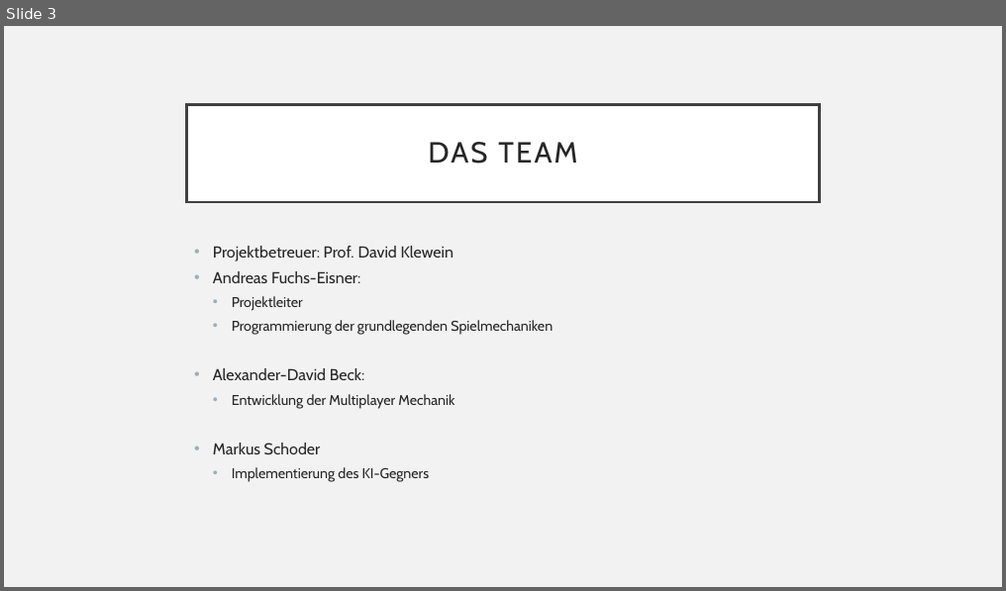
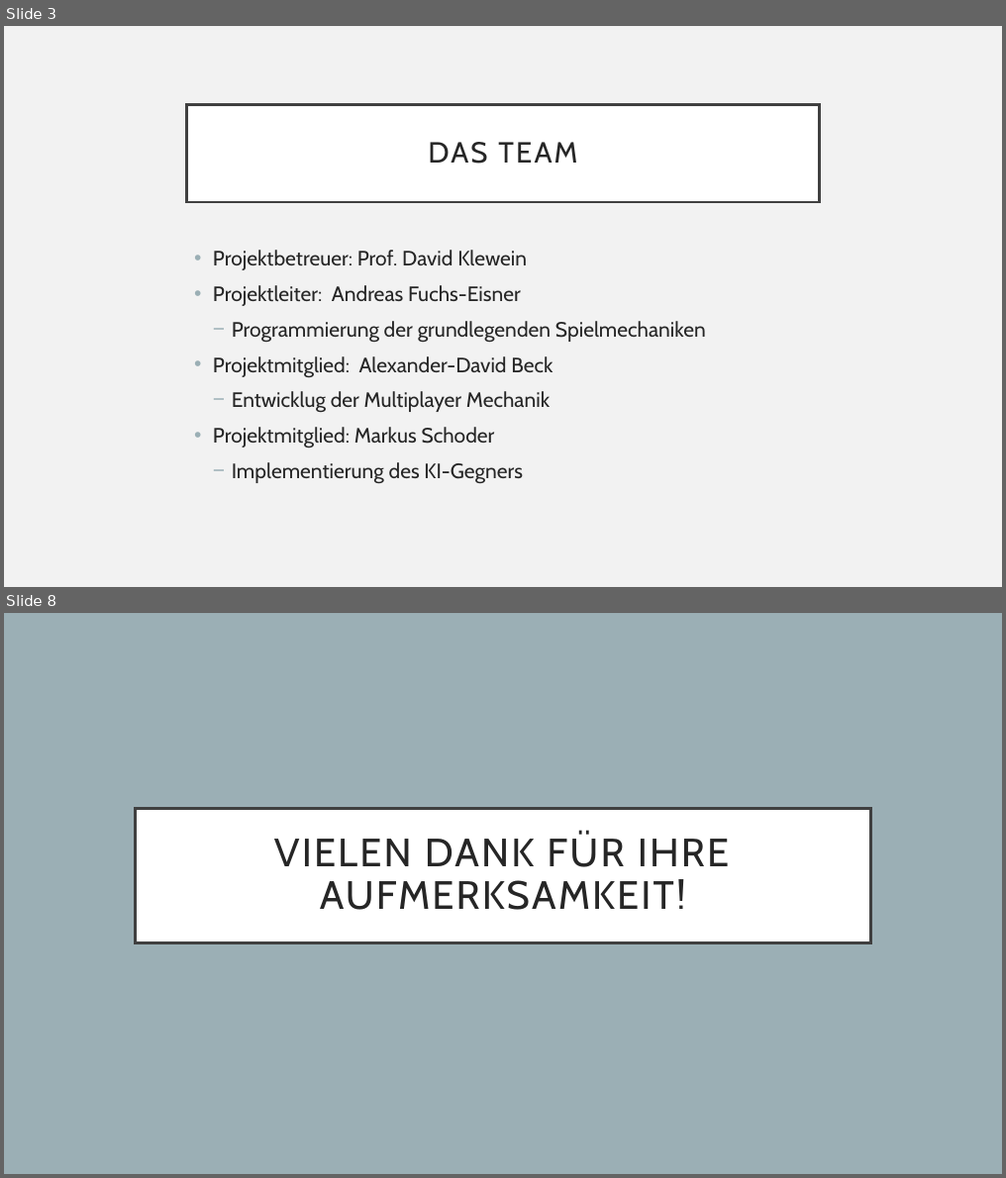
Before and after one commit to AlexanderDavidBeck/Schach, a slide deck: Presentation.pptx. Shown one above the other, each under a label of ours: slide 3 before the commit, slides 3 and 8 after it; the slides between them are not shown. The pictures are 1006x591 and 1006x1178 pixels, drawn with LibreOffice and Linux fonts; fonts in the diff are those of the drawing. Boxes give left, top, right and bottom in pixels: in the first picture for what was removed or moved away, otherwise in the second. Text is boxed around its words. In the diff, an @@ line names an element or a change of style, - is before the commit and + after.

Commit message:
Updated Projekt Schad.md finished the presentation

```diff
--- a/Presentation.pptx
+++ b/Presentation.pptx
@@ slide 8 added at (x1=4, y1=613, x2=1002, y2=1174), background #9BAFB5 @@
@@ title added at (x1=135, y1=808, x2=871, y2=943), fill #FFFFFF, outline #404040 3 pt, 38 pt, text #262626 @@
+VIELEN DANK FÜR IHRE AUFMERKSAMKEIT!
@@ slide 3 changed as well @@
@@ text at (x1=213, y1=250, x2=706, y2=484): size 15.3 to 20 pt in "Projektbetreuer: Prof. David Klewein"; size 13.6 to 20 pt in "Programmierung der grundlegenden Spielmechaniken", "Implementierung des KI-Gegners"; line spacing 0.8 to 1; bullet • to − @@
@@ text at (x1=213, y1=285, x2=521, y2=306): text changed; size 15.3 to 20 pt @@
-• Andreas Fuchs-Eisner:
-  • Projektleiter
+• Projektleiter: Andreas Fuchs-Eisner
@@ text at (x1=213, y1=357, x2=552, y2=449): text changed; size 15.3 to 20 pt @@
-• Alexander-David Beck:
-  • Entwicklung der Multiplayer Mechanik
-• Markus Schoder
+• Projektmitglied: Alexander-David Beck
+  − Entwicklug der Multiplayer Mechanik
+• Projektmitglied: Markus Schoder
```
Also in this commit, not shown: 1 other slide changed, 4 other slides added, 1 slide removed, 1 other file.
